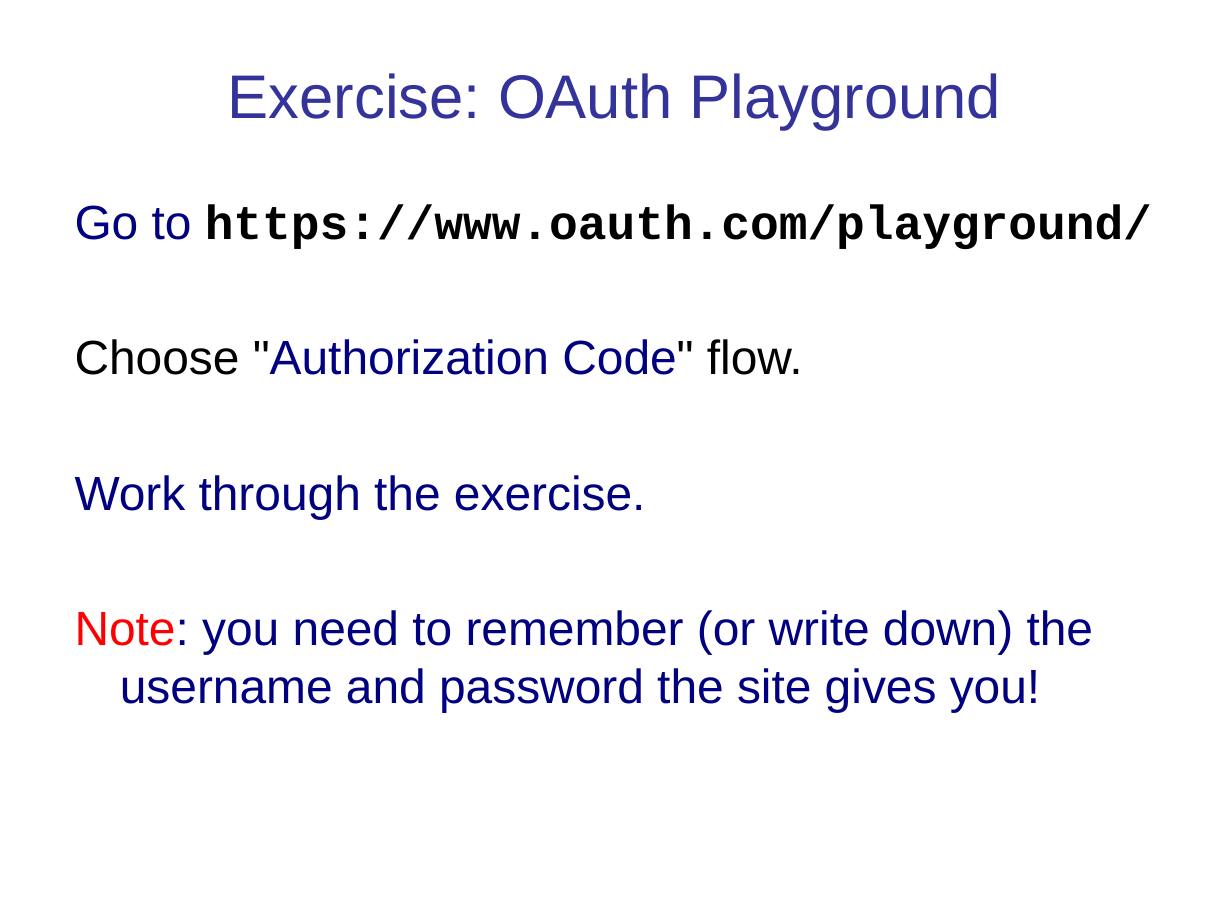
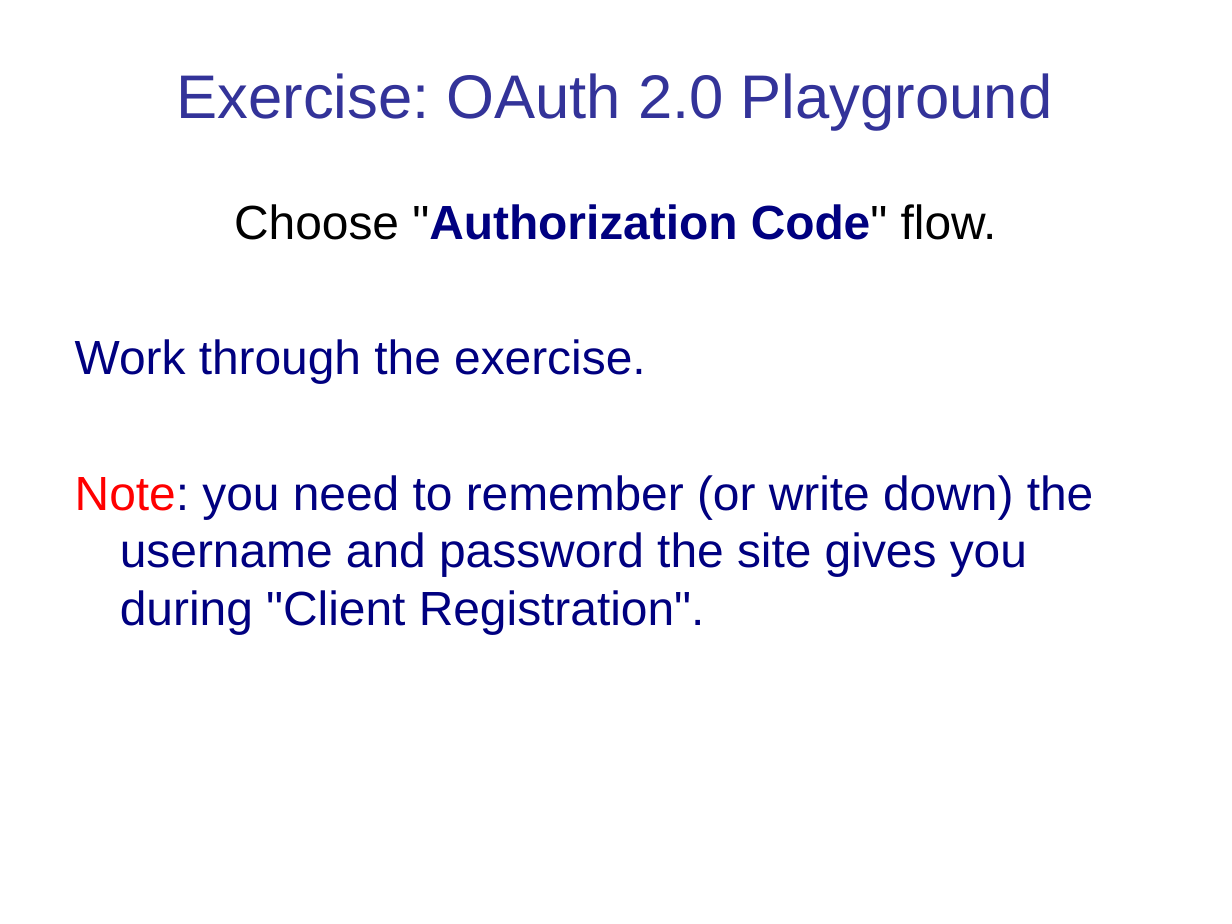
Before and after one commit to cpske/ISP, a slide deck: slide 23 of authentication/Authentication-and-Authorization.ppt (slide 17 before the commit). Drawn at 1232x924 pixels with LibreOffice and Linux fonts; fonts in the diff are those of the drawing. Boxes give left, top, right and bottom in pixels: in the first picture for what was removed or moved away, otherwise in the second. Text is boxed around its words. In the diff, an @@ line names an element or a change of style, - is before the commit and + after.

Commit message:
updating OAuth presentation (in progress)

```diff
--- a/authentication/Authentication-and-Authorization.ppt
+++ b/authentication/Authentication-and-Authorization.ppt
@@ title at (176,73,1053,130): text changed @@
-Exercise: OAuth Playground
+Exercise: OAuth 2.0 Playground
@@ text at (75,204,1152,249): paragraph removed @@
-Go to https://www.oauth.com/playground/
@@ text at (75,204,997,383): bold on in ""Authorization Code""; alignment left to centre @@
@@ text at (75,475,1094,634): text changed @@
-Note: you need to remember (or write down) the username and password the site gives you!
+Note: you need to remember (or write down) the username and password the site gives you during "Client Registration".
```
Also in this commit, not shown: 12 other slides changed, 7 slides added, 1 slide removed.
